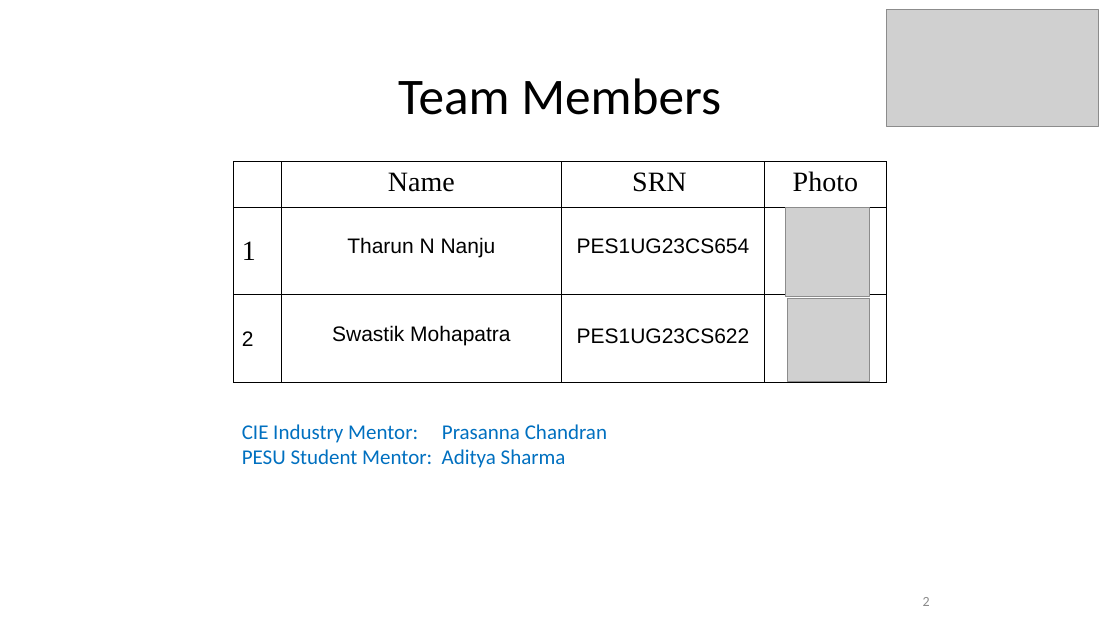
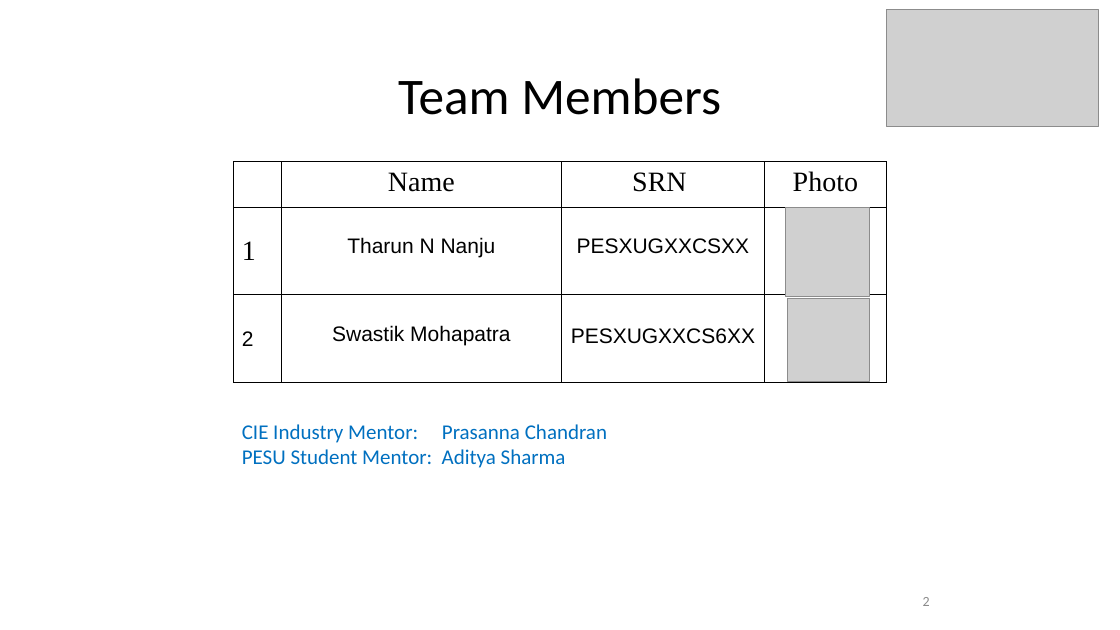
Before and after one commit to DoggoWoofWoof/Implementation-of-GANS, a slide deck: slide 2 of Final Demo/CIE PRESENTATION.pptx. Drawn at 1120x630 pixels with LibreOffice and Linux fonts; fonts in the diff are those of the drawing; grey boxes stand for pictures; background and template pictures are left out. Boxes give left, top, right and bottom in pixels: in the first picture for what was removed or moved away, otherwise in the second. Text is boxed around its words. In the diff, an @@ line names an element or a change of style, - is before the commit and + after.

Commit message:
Fixed PPT

```diff
--- a/Final Demo/CIE PRESENTATION.pptx
+++ b/Final Demo/CIE PRESENTATION.pptx
@@ table at [234, 162, 886, 383] @@
-row 2, column 3: PES1UG23CS654
+row 2, column 3: PESXUGXXCSXX
-row 3, column 3: PES1UG23CS622
+row 3, column 3: PESXUGXXCS6XX
```
